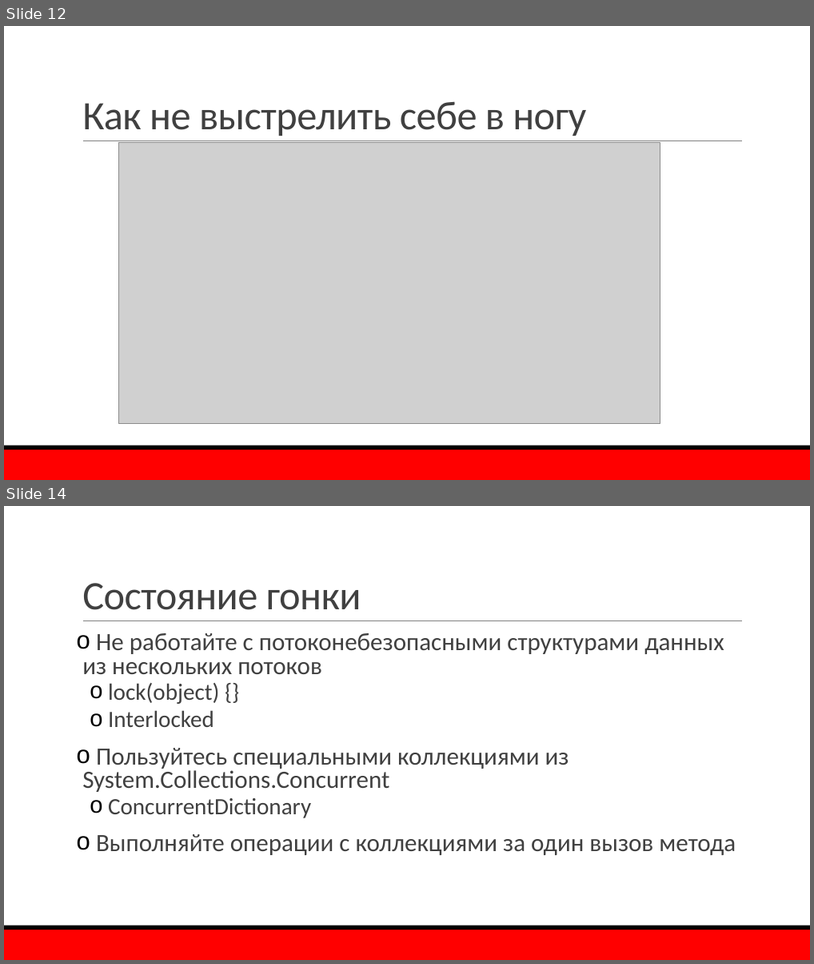
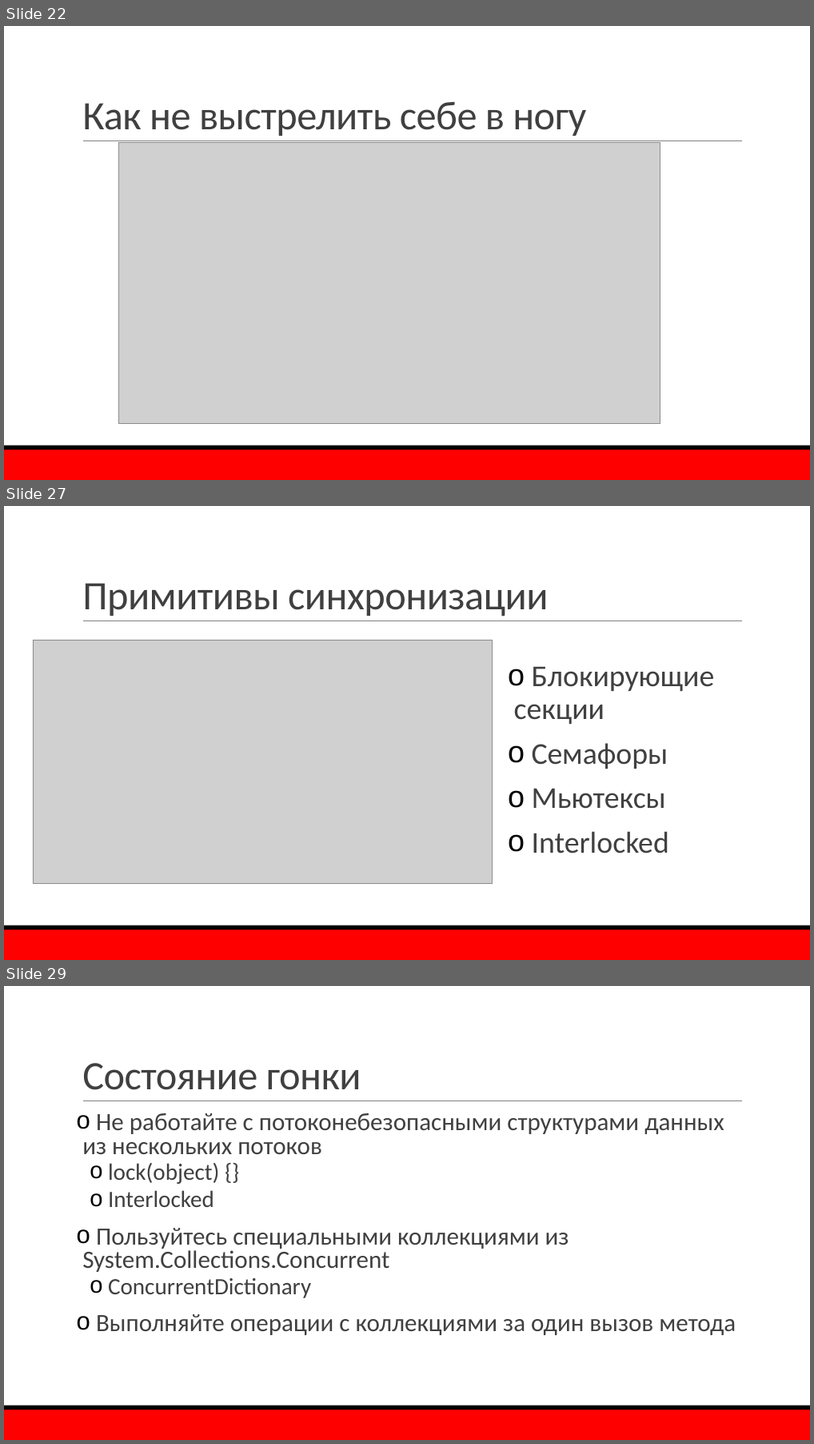
Before and after one commit to mao29/ConcurrencyCookBook, a slide deck: Presentation.pptx. Shown one above the other, each under a label of ours: slides 12 and 14 before the commit, slides 22, 27 and 29 after it; the slides between them are not shown. The pictures are 814x964 and 814x1444 pixels, drawn with LibreOffice and Linux fonts; fonts in the diff are those of the drawing; grey boxes stand for pictures; background and template pictures are left out. Boxes give left, top, right and bottom in pixels: in the first picture for what was removed or moved away, otherwise in the second. Text is boxed around its words. In the diff, an @@ line names an element or a change of style, - is before the commit and + after.

```diff
--- a/Presentation.pptx
+++ b/Presentation.pptx
@@ slide 27 added at [4, 506, 810, 960], background #FFFFFF; not listed: 3 template elements that a slide beside it also shows @@
@@ title added at [82, 583, 548, 616], 48 pt, text #404040 @@
+Примитивы синхронизации
@@ picture added at [33, 640, 493, 883] @@
@@ text added at [514, 666, 715, 853], 36 pt, text #404040 @@
+o Блокирующие секции
+o Семафоры
+o Мьютексы
+o Interlocked
@@ what was slide 12 is now slide 22 @@
@@ what was slide 14 is now slide 29 @@
```
Also in this commit, not shown: 6 slides changed, 15 other slides added, 1 slide removed, 1 other file.
